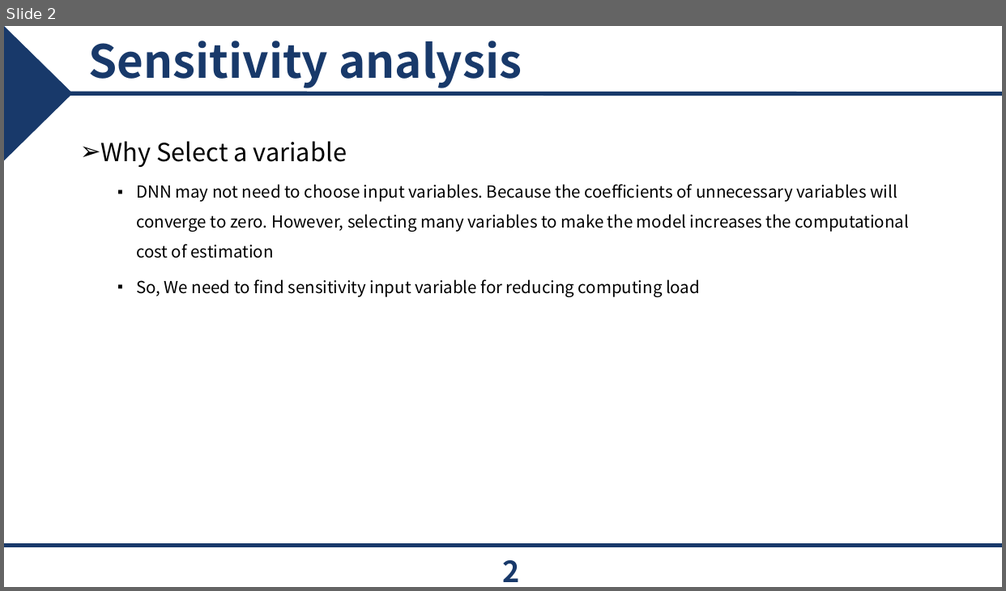
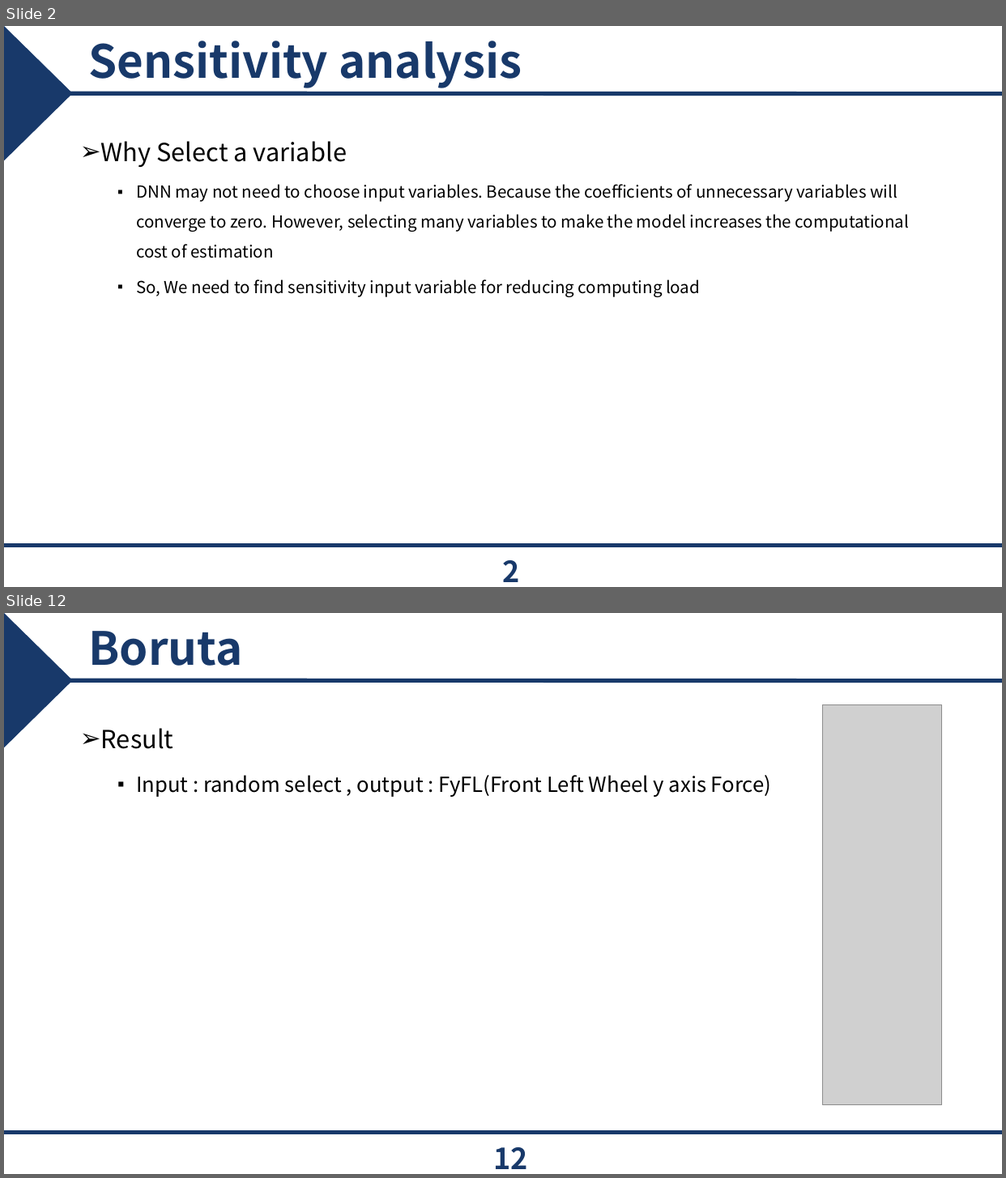
Before and after one commit to epoxx-arch/Torque_vectoringthesis, a slide deck: PPT/개인 연구 Parametric.pptx. Shown one above the other, each under a label of ours: slide 2 before the commit, slides 2 and 12 after it; the slides between them are not shown. The pictures are 1006x591 and 1006x1178 pixels, drawn with LibreOffice and Linux fonts; fonts in the diff are those of the drawing; grey boxes stand for pictures; background and template pictures are left out. Boxes give left, top, right and bottom in pixels: in the first picture for what was removed or moved away, otherwise in the second. Text is boxed around its words. In the diff, an @@ line names an element or a change of style, - is before the commit and + after.

```diff
--- a/PPT/개인 연구 Parametric.pptx
+++ b/PPT/개인 연구 Parametric.pptx
@@ slide 12 added at (4, 613, 1002, 1174), background #FFFFFF; not listed: 3 template elements that a slide beside it also shows @@
@@ title added at (88, 631, 242, 666), 44 pt, text #18396A, bold @@
+Boruta
@@ picture added at (823, 705, 942, 1105) @@
@@ text added at (101, 728, 772, 797), 20 pt, text #000000 @@
+➢ Result
+  ▪ Input : random select , output : FyFL(Front Left Wheel y axis Force)
@@ page number added at (494, 1148, 528, 1169), 28 pt, text #18396A, bold @@
+12
```
Also in this commit, not shown: 3 slides changed, 7 other slides added, 4 slides removed, 3 other files.
